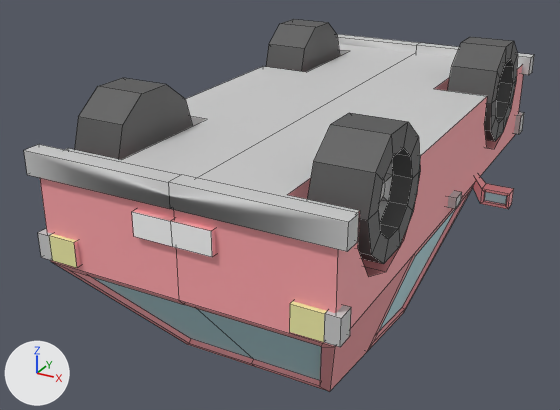
A saved change to the OBJ model assets/models/car/car.obj.
The view is the same before and after, from a camera (50 mm lens) standing at (2.41, -5.16, 1.33) and looking at (-0.31, -0.21, -1.15). Arrows for +X, +Y and +Z are at lower left; the lights stay in place. Mesh edges are drawn as thin lines. Where no turn or scale is listed for an object, it has been applied to the vertices.
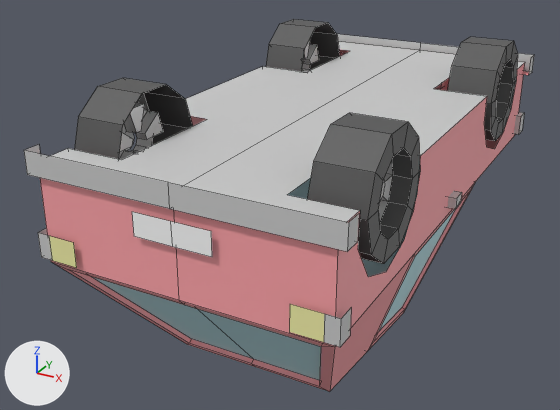
The change in detail:
me_cube is used by ob_cube; location (0.0, 0.0, 0.0).
me_cube had 594 vertices, 510 faces and spanned x -1.28..1.28, y -2.03..2.03, z -2.15..0.0.
me_cube now has 518 vertices, 392 faces and spans x -1.07..1.07, y -2.03..2.03, z -2.15..0.0.
me_cube part 1: the loose piece of 20 vertices spanning x 0.95..1.28, y 0.62..0.75, z -1.17..-0.91 is deleted.
Part 2, on me_cube:
11 vertices are removed from x -0.57..0.57, y 0.72..1.9, z -0.89..-0.24.
28 faces are deleted.
Part 3, on me_cube:
25 vertices are removed from x -0.95..0.95, y -1.91..-0.81, z -0.97..-0.25.
54 faces are deleted.

Where the change shows, as pixel boxes (x1, y1, x2, y2) in the pictures (560 x 410 px):
part 1 of me_cube, deleted
    before: (473, 175, 514, 209)
part 2 of me_cube, deleted
    before: (302, 23, 534, 149)
part 3 of me_cube, deleted
    before: (25, 85, 421, 318)
